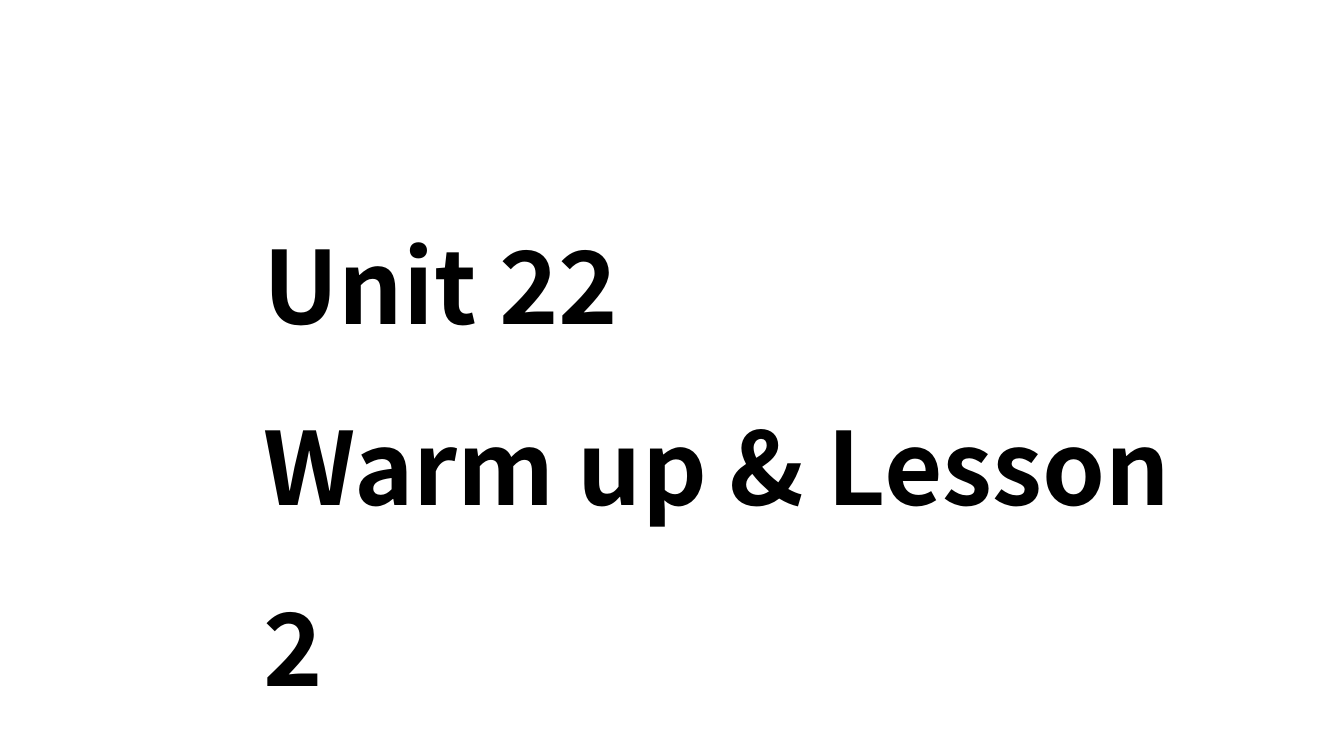
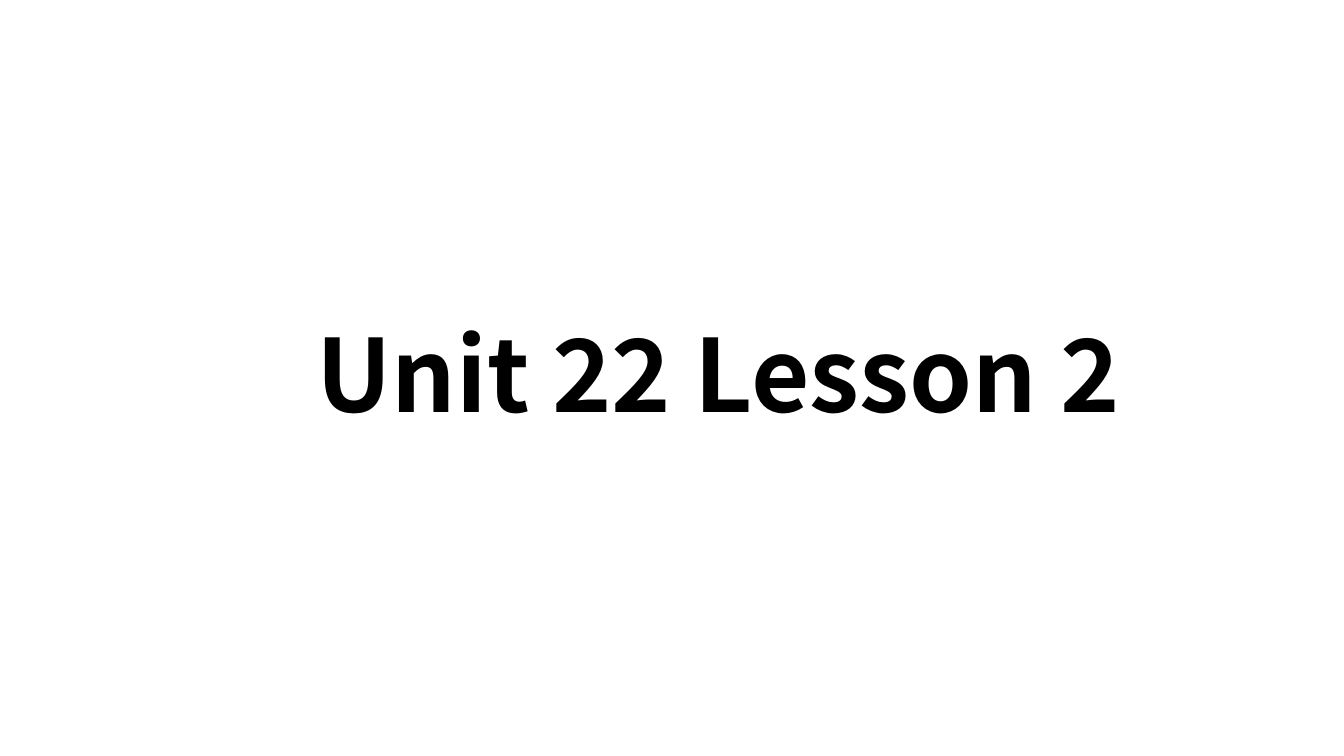
Before and after one commit to ZogeMung/class10, a slide deck: slide 6 of yingyu/U22.pptx. Drawn at 1344x756 pixels with LibreOffice and Linux fonts; fonts in the diff are those of the drawing; background and template pictures are left out. Boxes give left, top, right and bottom in pixels: in the first picture for what was removed or moved away, otherwise in the second. Text is boxed around its words. In the diff, an @@ line names an element or a change of style, - is before the commit and + after.

```diff
--- a/yingyu/U22.pptx
+++ b/yingyu/U22.pptx
@@ text at (x1=317, y1=330, x2=1119, y2=414): text changed @@
-Unit 22
-Warm up & Lesson 2
+Unit 22 Lesson 2
```
Also in this commit, not shown: 3 other slides changed, 1 slide added, 1 slide removed, 2 other files.
